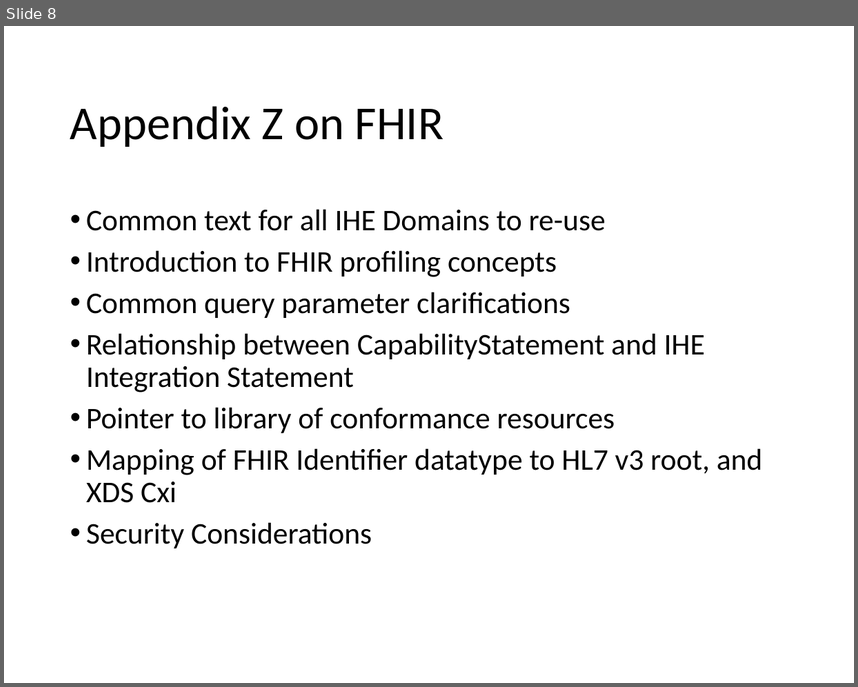
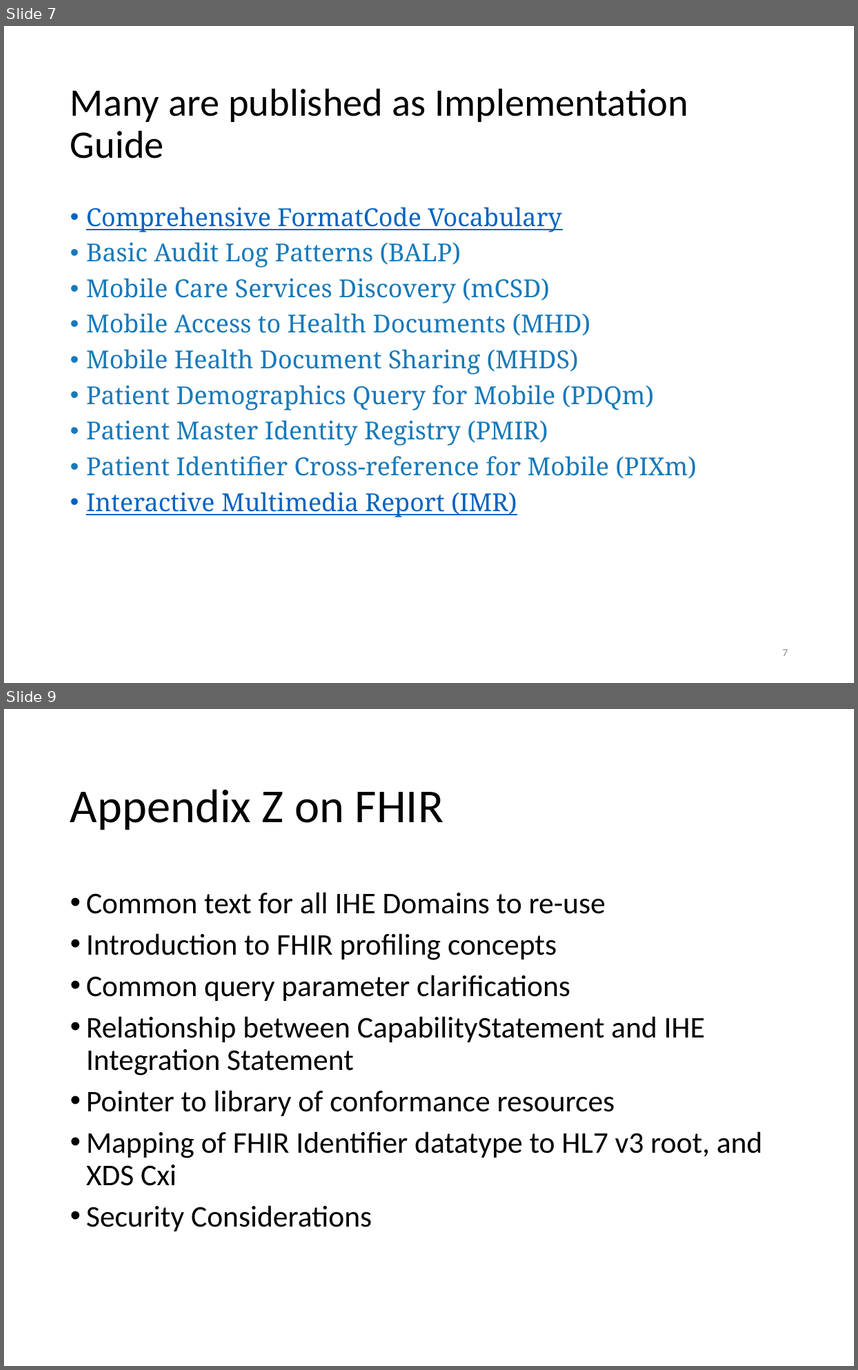
Before and after one commit to IHE/IT-Infrastructure, a slide deck: Presentations/IHE-FHIR-Brief.pptx. Shown one above the other, each under a label of ours: slide 8 before the commit, slides 7 and 9 after it; the slides between them are not shown. The pictures are 858x687 and 858x1370 pixels, drawn with LibreOffice and Linux fonts; fonts in the diff are those of the drawing. Boxes give left, top, right and bottom in pixels: in the first picture for what was removed or moved away, otherwise in the second. Text is boxed around its words. In the diff, an @@ line names an element or a change of style, - is before the commit and + after.

```diff
--- a/Presentations/IHE-FHIR-Brief.pptx
+++ b/Presentations/IHE-FHIR-Brief.pptx
@@ slide 7 added at [4,26,854,683], background #FFFFFF @@
@@ title added at [70,88,688,158], 36.3 pt, text #000000 @@
+Many are published as Implementation Guide
@@ text added at [86,207,696,517], 23.1 pt, text #1779BA @@
+• Comprehensive FormatCode Vocabulary
+• Basic Audit Log Patterns (BALP)
+• Mobile Care Services Discovery (mCSD)
+• Mobile Access to Health Documents (MHD)
+• Mobile Health Document Sharing (MHDS)
+• Patient Demographics Query for Mobile (PDQm)
+• Patient Master Identity Registry (PMIR)
+• Patient Identifier Cross-reference for Mobile (PIXm)
+• Interactive Multimedia Report (IMR)
@@ page number added at [782,649,788,656], 9.9 pt, text #8C8C8C @@
+7
@@ what was slide 8 is now slide 9 @@
```
Also in this commit, not shown: 9 slides changed, 1 other slide added.
